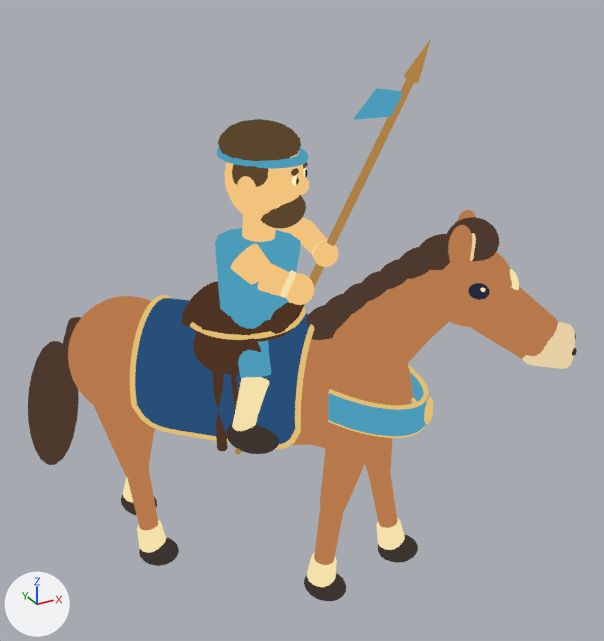
Renders of the Blender file art/mounted_units/mounted_spearman.blend from each side of a commit.
Before and after are seen from a 50 mm camera at (-2.14, -4.32, 4.02) aimed at (0.2, -0.08, 1.9). Arrows for +X, +Y and +Z are at lower left; the lights stay in place. The picture after the commit comes second. Both versions are drawn at frame 11 of the action 'Fore leftAction'; the numbers are the values there.

In view in the first picture: 'Blue sleeveless tunic', 'Elongated face', 'Face', 'Hair cap', 'Horse barrel', 'Horse poll', 'Rider forearm', 'Rider spear hand', 'Rounded draped saddle blanket', 'Sloping horse neck', 'Tail fall', 'Upper horse leg', 'Upper horse leg.002', 'Wrapped blue breast collar' and 59 more.
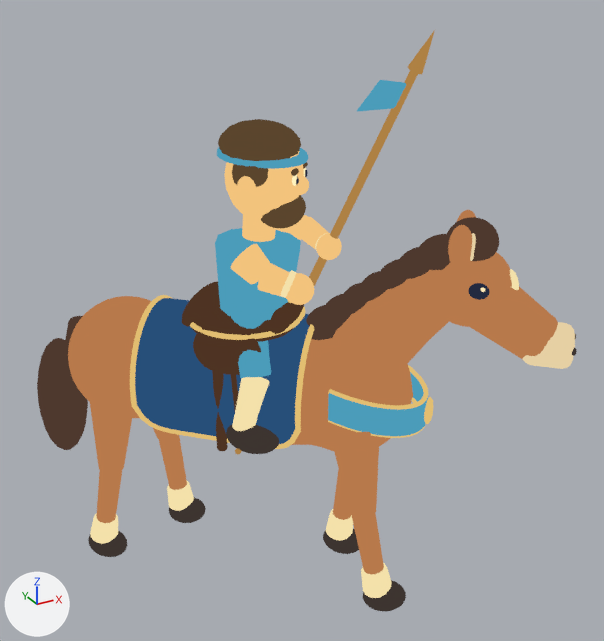
Not drawn themselves, but carrying or shaping drawn objects: ob_tail_sway, ob_fore_left, ob_fore_right, ob_hind_left, ob_hind_right, ob_rider_wooden_spear.

Edits to the bpy script that builds the scene:
```text
Change ob_tail_sway:
    ob_tail_sway.rotation_euler: (0.1, 0.1, 0.0) -> (0.1, -0.1, 0.0)  # degrees (5.7, 5.7, 0) -> degrees (5.7, -5.7, 0)
Change ob_fore_left:
    ob_fore_left.rotation_euler: (0.195, 0.0, 0.0) -> (-0.116, 0.0, 0.0)  # degrees (11, 0, 0) -> degrees (-6.6, 0, 0)
Change ob_fore_right:
    ob_fore_right.rotation_euler: (-0.116, 0.0, 0.0) -> (0.195, 0.0, 0.0)  # degrees (-6.6, 0, 0) -> degrees (11, 0, 0)
Change ob_hind_left:
    ob_hind_left.rotation_euler: (-0.195, 0.0, 0.0) -> (0.116, 0.0, 0.0)  # degrees (-11, 0, 0) -> degrees (6.6, 0, 0)
Change ob_hind_right:
    ob_hind_right.rotation_euler: (0.116, 0.0, 0.0) -> (-0.195, 0.0, 0.0)  # degrees (6.6, 0, 0) -> degrees (-11, 0, 0)
Change ob_rider_wooden_spear:
    ob_rider_wooden_spear.location: (0.425, -0.443, 1.025) -> (0.425, -0.463, 1.089)
Change ob_rider_forearm:
    ob_rider_forearm.location: (0.526, -0.316, 1.075) -> (0.526, -0.33, 1.121)
Change ob_rider_spear_hand:
    ob_rider_spear_hand.location: (0.425, -0.443, 1.025) -> (0.425, -0.463, 1.089)
```

Location of each change, (x1, y1, x2, y2) in pixels of the pictures (604 x 641 px):
'Tail fall', turned: before (28, 341, 79, 465); after (37, 338, 88, 450)
'Upper horse leg', turned: before (320, 423, 377, 514); after (329, 428, 379, 519)
'Upper horse leg.002', turned: before (90, 394, 150, 478); after (88, 390, 132, 475)
'Lower horse leg', turned: before (314, 506, 344, 565); after (352, 513, 384, 574)
'Lower horse leg.002', turned: before (127, 472, 158, 530); after (96, 471, 122, 523)
'Long wood shaft', moved (mostly hidden): before (304, 79, 414, 305); after (309, 70, 418, 286)
'Lower horse leg.001', turned: before (368, 471, 397, 528); after (333, 469, 351, 520)
'Hoof', turned: before (304, 573, 346, 601); after (363, 580, 406, 611)
'Cream fetlock', turned: before (307, 552, 337, 587); after (361, 563, 392, 598)
'Blue spear ribbon', moved: before (353, 88, 402, 120); after (357, 80, 406, 112)
'Hoof.002', turned: before (139, 537, 179, 566); after (88, 531, 127, 557)
'Cream fetlock.002', turned: before (137, 520, 166, 553); after (90, 513, 118, 544)
'Cream fetlock.001', turned: before (377, 518, 405, 550); after (326, 509, 353, 541)
'Hoof.001', turned: before (378, 535, 418, 563); after (323, 529, 359, 554)
'Lower horse leg.003', turned (mostly hidden before): before (145, 434, 154, 461); after (159, 435, 187, 490)
'Hoof.003', turned: before (121, 495, 157, 515); after (169, 497, 206, 523)
'Rider spear hand', moved: before (313, 240, 339, 267); after (316, 233, 342, 260)
'Upper horse leg.001', turned (not visible afterwards): before (365, 438, 392, 475)
'Cream fetlock.003', turned: before (123, 478, 133, 503); after (167, 481, 194, 511)
'Wood spear point', moved: before (404, 39, 431, 83); after (408, 30, 435, 74)
'Rider forearm', moved: before (300, 221, 327, 254); after (302, 217, 329, 250)
'Tail root', turned: before (60, 317, 81, 374); after (64, 316, 83, 370)
'Upper horse leg.003', turned: before (143, 421, 156, 437); after (153, 428, 177, 440)
'Knee.002', turned (mostly hidden): before (128, 470, 149, 479); after (103, 471, 122, 476)
'Knee.003', turned (not visible before): after (163, 435, 178, 441)
'Knee', turned (not visible before): after (352, 515, 374, 520)
'Knee.001', turned (not visible afterwards): before (369, 473, 387, 476)
